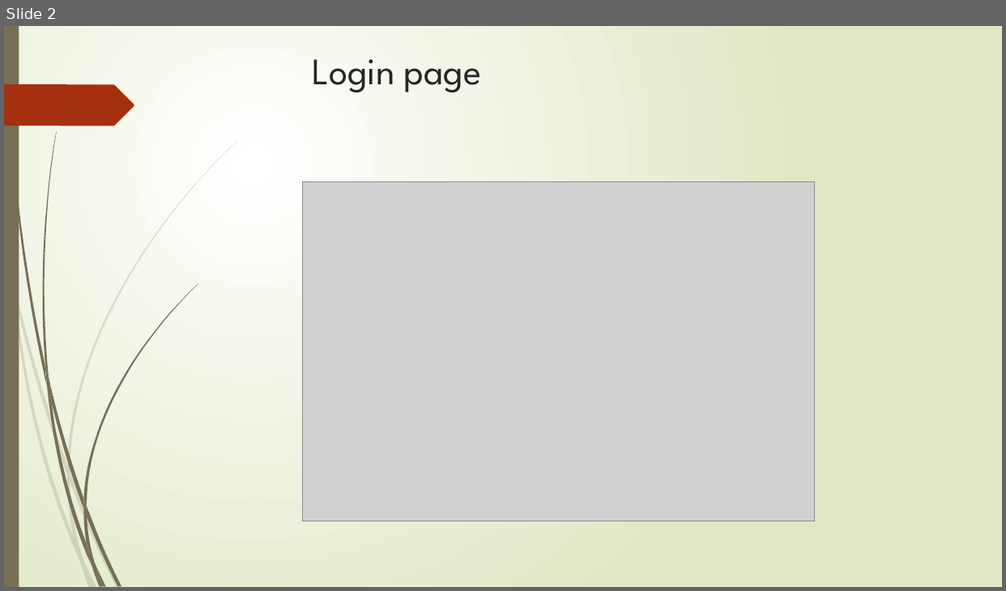
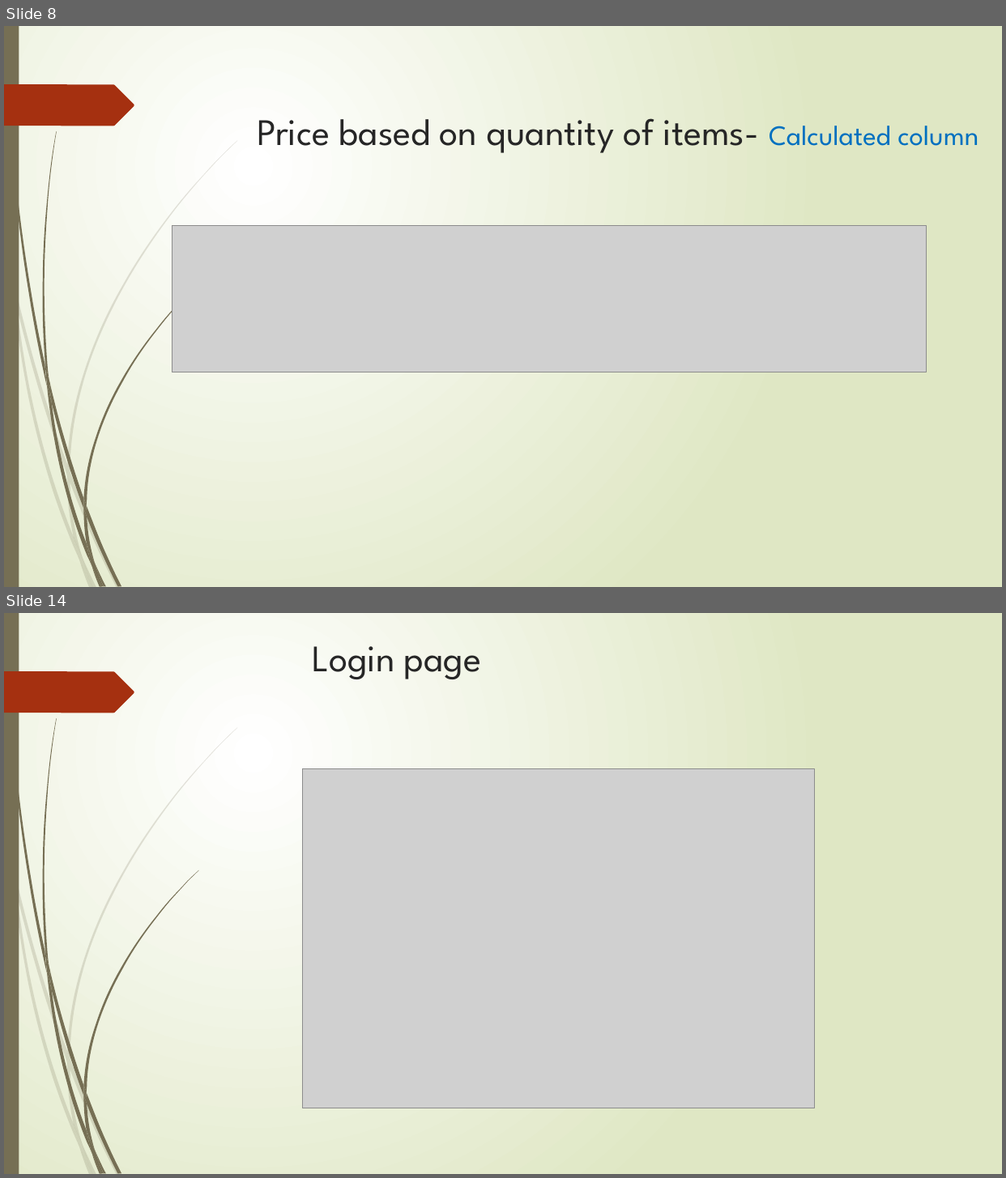
Before and after one commit to alitorabi1/SmallStore, a slide deck: Documents/Presentation.pptx. Shown one above the other, each under a label of ours: slide 2 before the commit, slides 8 and 14 after it; the slides between them are not shown. The pictures are 1006x591 and 1006x1178 pixels, drawn with LibreOffice and Linux fonts; fonts in the diff are those of the drawing; grey boxes stand for pictures. Boxes give left, top, right and bottom in pixels: in the first picture for what was removed or moved away, otherwise in the second. Text is boxed around its words. In the diff, an @@ line names an element or a change of style, - is before the commit and + after.

```diff
--- a/Documents/Presentation.pptx
+++ b/Documents/Presentation.pptx
@@ slide 8 added at box(4, 26, 1002, 587), background gradient #FFFFFF to #DFE8C4; not listed: 24 template elements that a slide beside it also shows @@
@@ title added at box(257, 118, 978, 153), 36 pt, text #262626 @@
+Price based on quantity of items- Calculated column
@@ picture added at box(172, 226, 927, 373) @@
@@ what was slide 2 is now slide 14 @@
```
Also in this commit, not shown: 5 slides changed, 11 other slides added.
